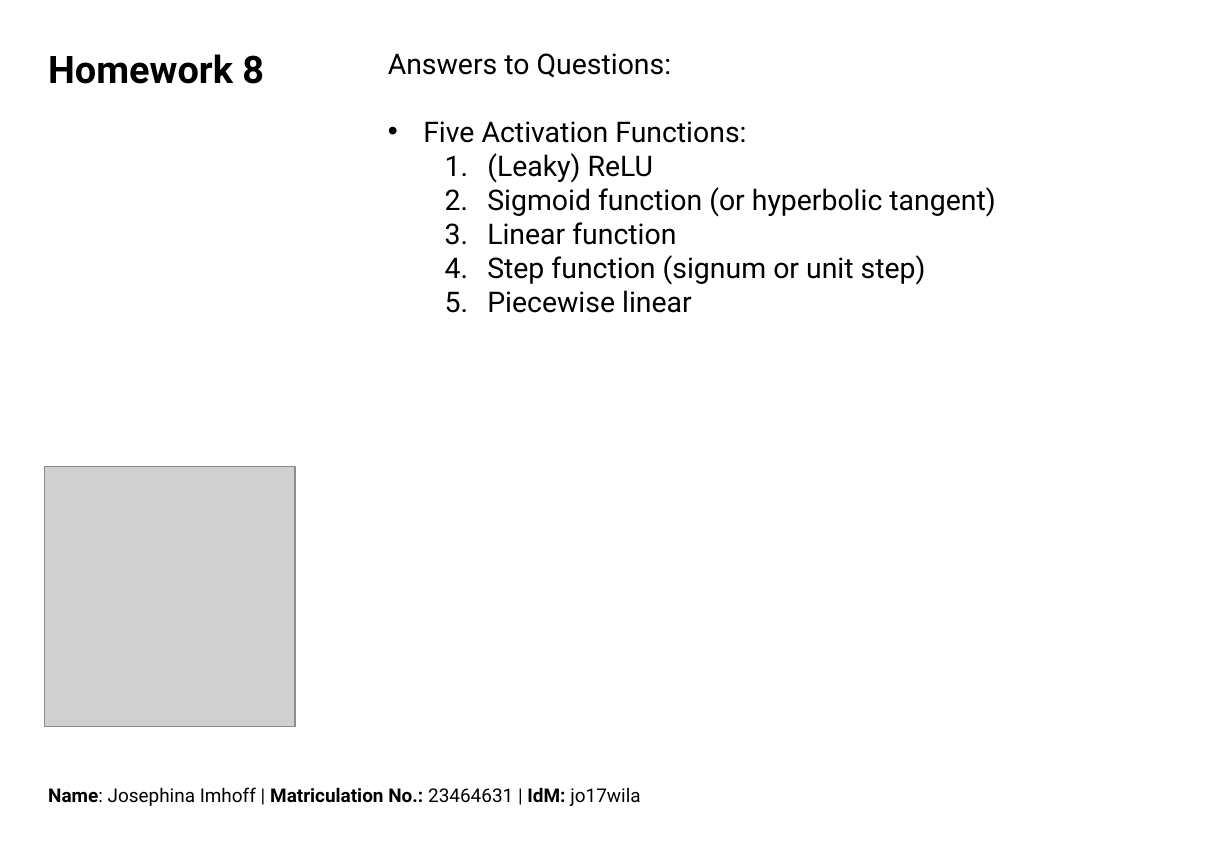
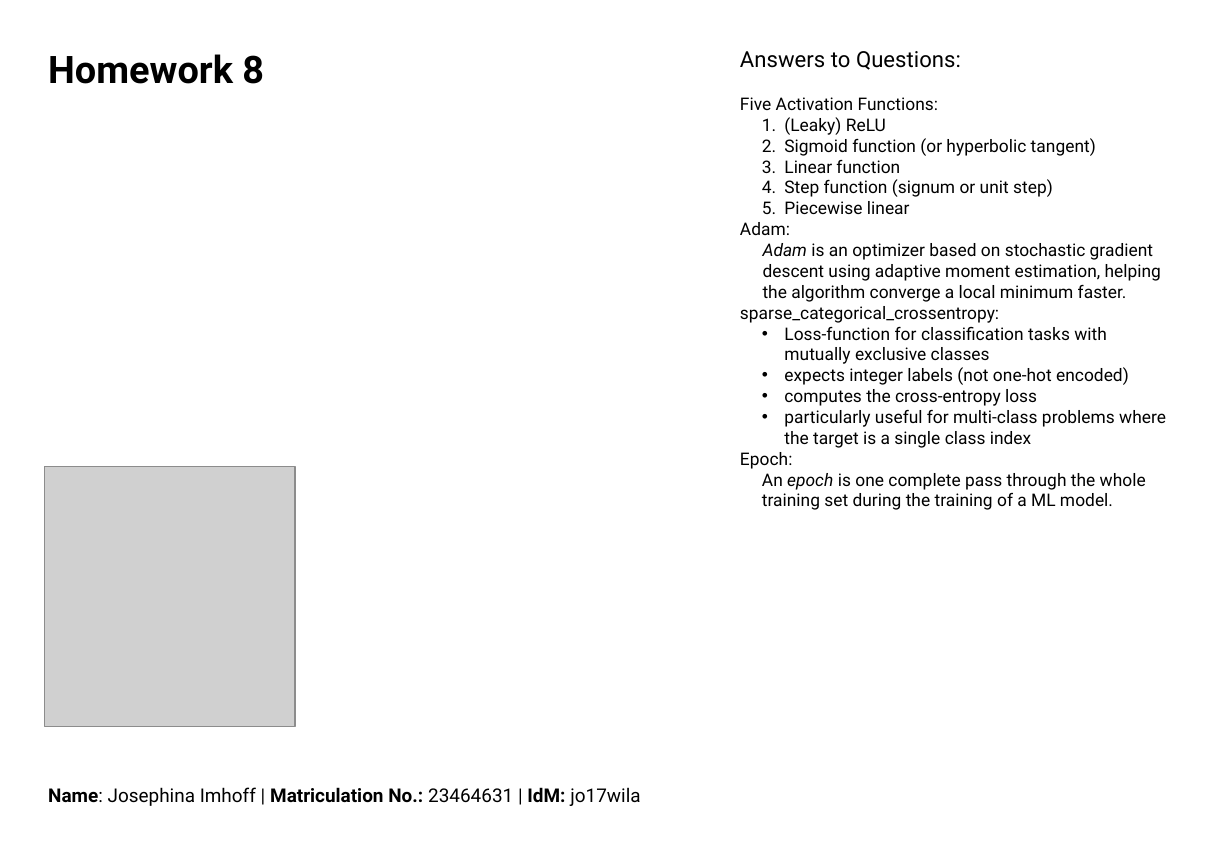
Before and after one commit to jo-phina/HW, a slide deck: slide 5 of DSSS_HW_JImhoff.pptx. Drawn at 1232x853 pixels with LibreOffice and Linux fonts; fonts in the diff are those of the drawing; grey boxes stand for pictures. Boxes give left, top, right and bottom in pixels: in the first picture for what was removed or moved away, otherwise in the second. Text is boxed around its words. In the diff, an @@ line names an element or a change of style, - is before the commit and + after.

Commit message:
started making answer slide for HW8

```diff
--- a/DSSS_HW_JImhoff.pptx
+++ b/DSSS_HW_JImhoff.pptx
@@ text "Answers to Questions:": place and size @@
-text "Answers to Questions:" at (388,53,995,313)
+text "Answers to Questions:" at (740,51,1166,510)
@@ text at (740,51,1096,214): size 18 to 14 pt in "Answers to Questions:"; size 18 to 11 pt in "Five Activation Functions:", "(Leaky) ReLU", "Sigmoid function (or hyperbolic tangent)", "Linear function" and 2 more places; indent changed; bullet • to none; list level 2 to 1 in "(Leaky) ReLU"; list level 2 to 1 in "Sigmoid function (or hyperbolic tangent)"; list level 2 to 1 in "Linear function"; list level 2 to 1 in "Step function (signum or unit ..."; list level 2 to 1 in "Piecewise linear" @@
@@ text at (740,222,1166,510): paragraphs added @@
+Adam:
+Adam is an optimizer based on stochastic gradient descent using adaptive moment estimation, helping the algorithm converge a local minimum faster.
+sparse_categorical_crossentropy:
+• Loss-function for classification tasks with mutually exclusive classes
+• expects integer labels (not one-hot encoded)
+• computes the cross-entropy loss
+• particularly useful for multi-class problems where the target is a single class index
+Epoch:
+An epoch is one complete pass through the whole training set during the training of a ML model.
```
